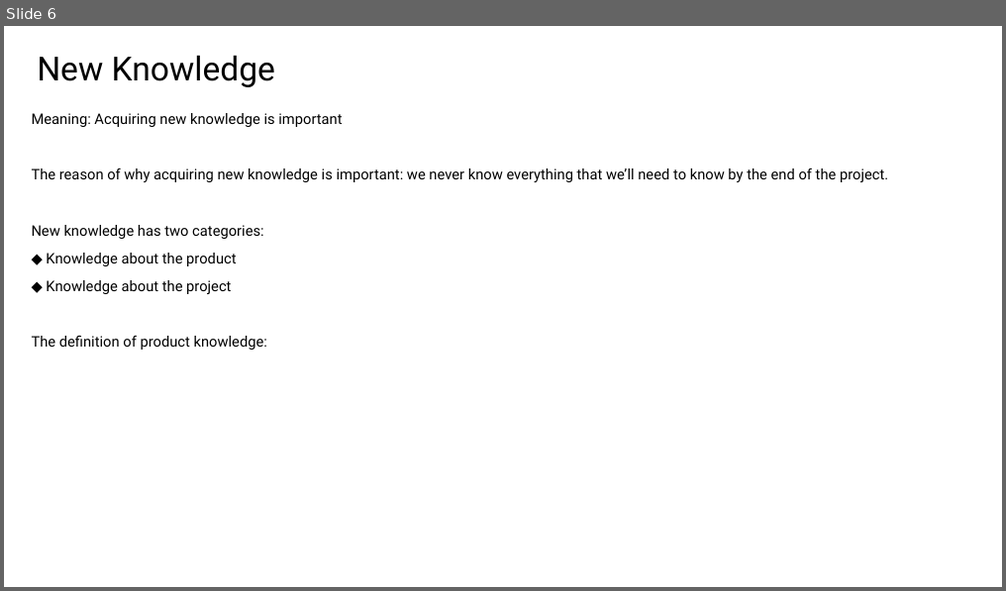
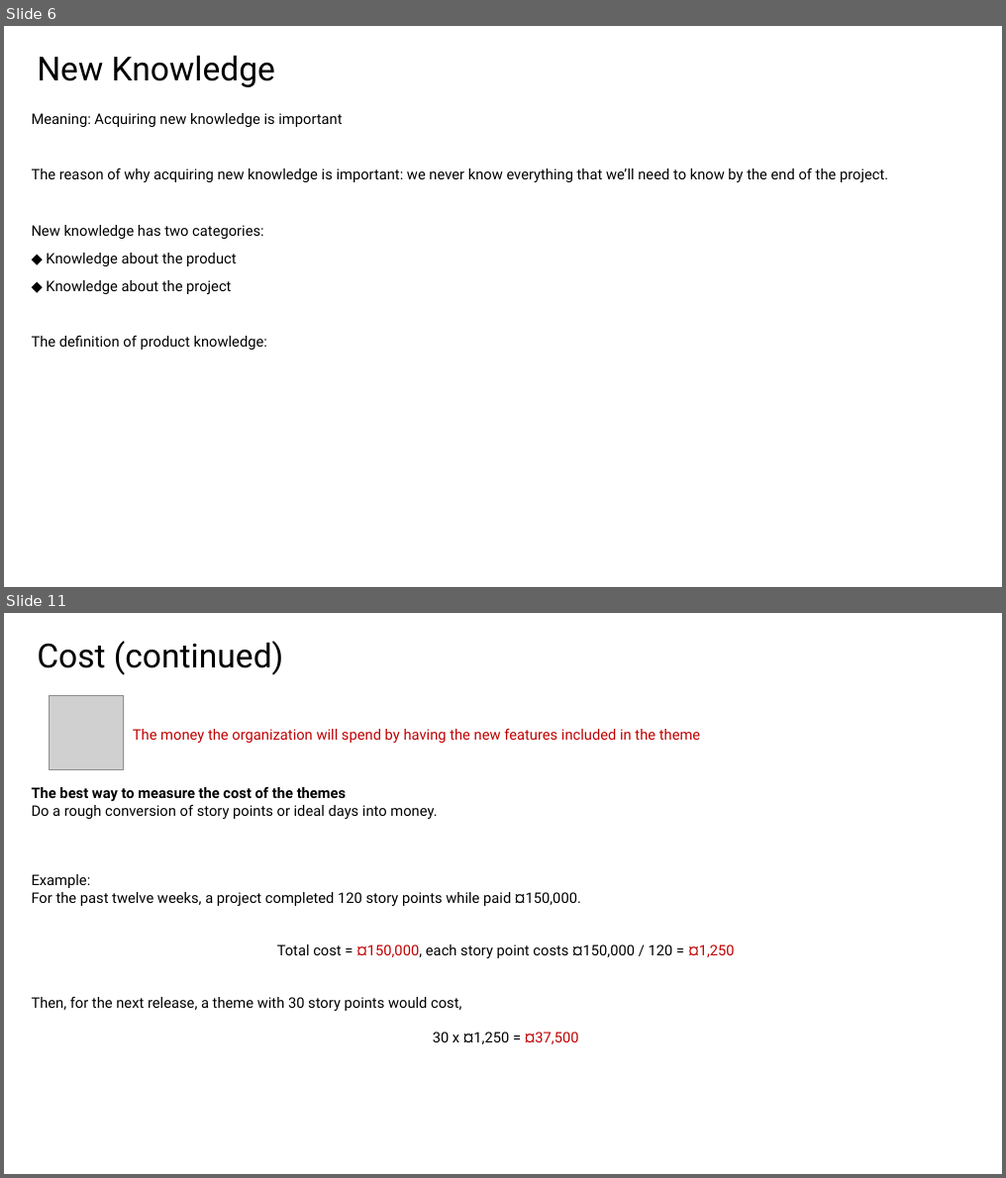
Before and after one commit to yousei-github/StudyNotes, a slide deck: temp/勉強会.pptx. Shown one above the other, each under a label of ours: slide 6 before the commit, slides 6 and 11 after it; the slides between them are not shown. The pictures are 1006x591 and 1006x1178 pixels, drawn with LibreOffice and Linux fonts; fonts in the diff are those of the drawing; grey boxes stand for pictures. Boxes give left, top, right and bottom in pixels: in the first picture for what was removed or moved away, otherwise in the second. Text is boxed around its words. In the diff, an @@ line names an element or a change of style, - is before the commit and + after.

```diff
--- a/temp/勉強会.pptx
+++ b/temp/勉強会.pptx
@@ slide 11 added at (4,613,1002,1174), background #FFFFFF @@
@@ text added at (37,641,283,675), 32 pt, text #000000 @@
+Cost (continued)
@@ picture added at (49,695,124,770) @@
@@ text added at (133,729,700,743), 14 pt, text #C00000 @@
+The money the organization will spend by having the new features included in the theme
@@ text added at (32,787,734,1045), 14 pt, text #000000 @@
+The best way to measure the cost of the themes
+Do a rough conversion of story points or ideal days into money.
+Example:
+For the past twelve weeks, a project completed 120 story points while paid ¤150,000.
+Total cost = ¤150,000, each story point costs ¤150,000 / 120 = ¤1,250
+Then, for the next release, a theme with 30 story points would cost,
+30 x ¤1,250 = ¤37,500
```
Also in this commit, not shown: 4 other slides added, 1 other file.
